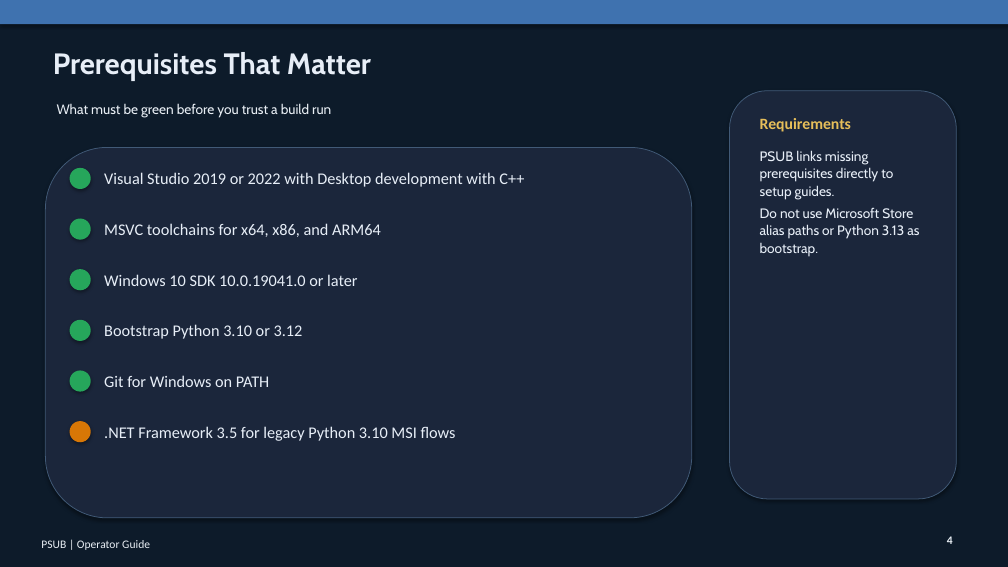
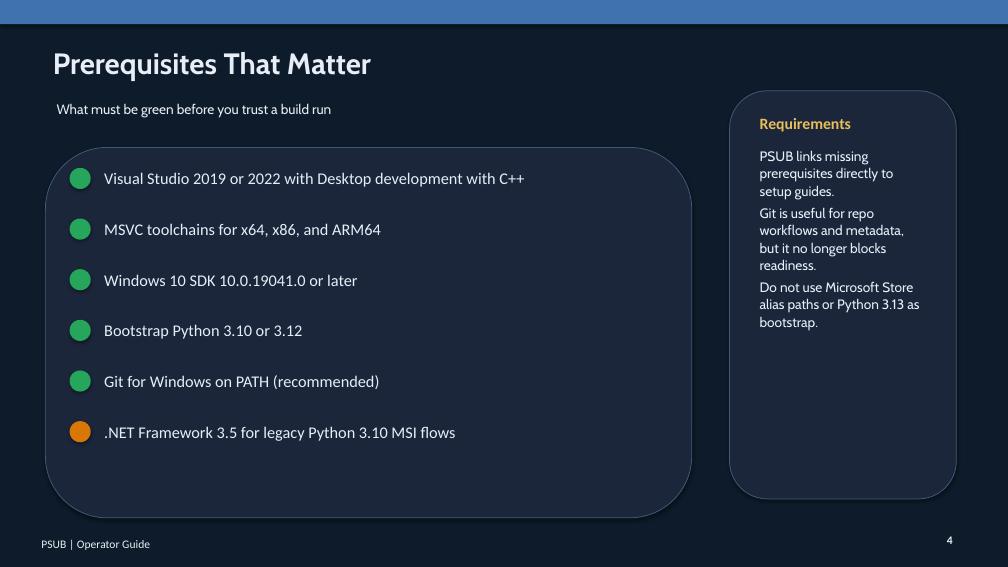
Before and after one commit to patrikkarlsson72/psub, a slide deck: slide 4 of output/presentation/PSUB-Operator-Guide.pptx. Drawn at 1008x567 pixels with LibreOffice and Linux fonts; fonts in the diff are those of the drawing. Boxes give left, top, right and bottom in pixels: in the first picture for what was removed or moved away, otherwise in the second. Text is boxed around its words. In the diff, an @@ line names an element or a change of style, - is before the commit and + after.

```diff
--- a/output/presentation/PSUB-Operator-Guide.pptx
+++ b/output/presentation/PSUB-Operator-Guide.pptx
@@ text at (760,207,904,270): paragraph added @@
+Git is useful for repo workflows and metadata, but it no longer blocks readiness.
@@ text at (104,375,379,389): text changed @@
-Git for Windows on PATH
+Git for Windows on PATH (recommended)
```
Also in this commit, not shown: 4 other slides changed, 4 other files.
